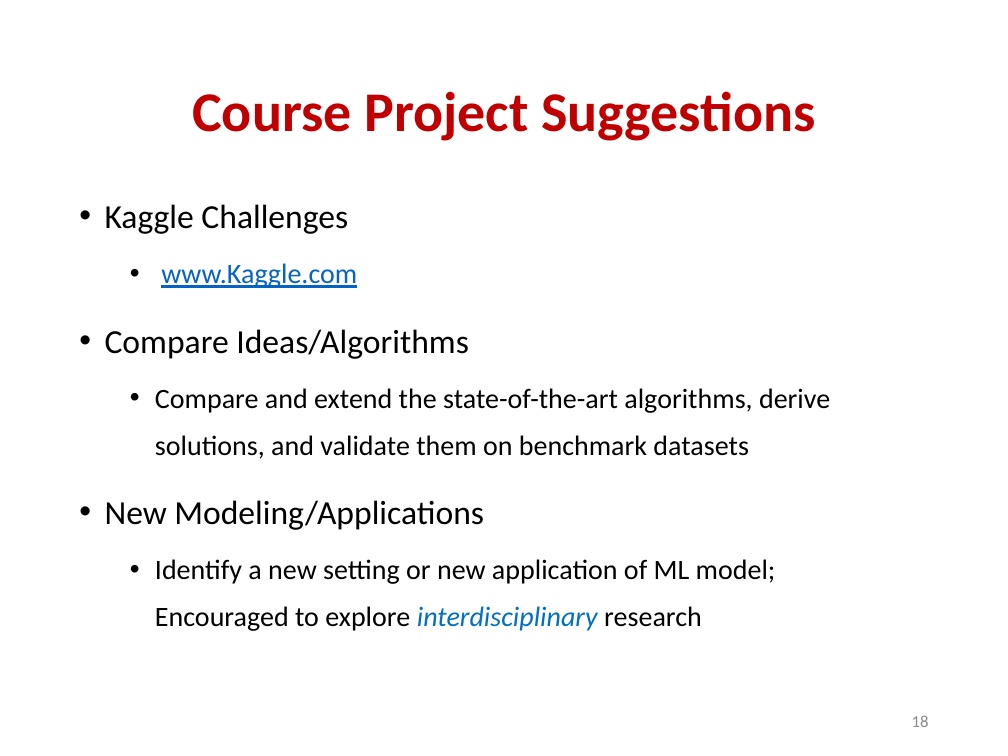
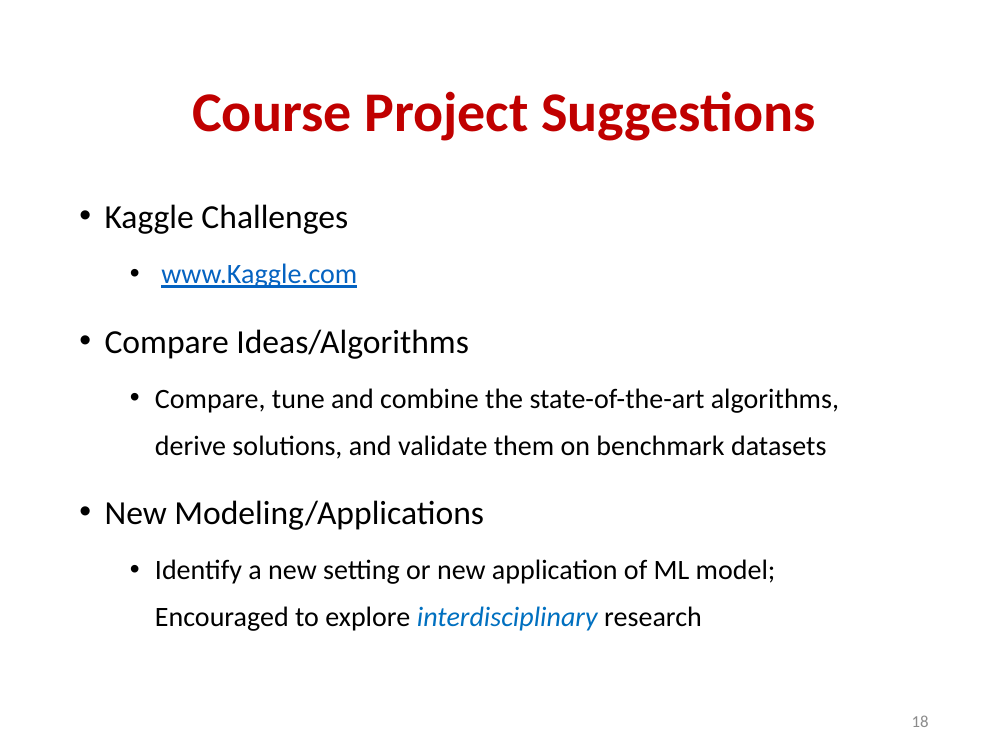
Before and after one commit to khaledmrasheed/khaledmrasheed.github.io, a slide deck: slide 18 of MLcourse/CSCI_8950_Lec1_Course_Overview.pptx. Drawn at 1008x756 pixels with LibreOffice and Linux fonts; fonts in the diff are those of the drawing. Boxes give left, top, right and bottom in pixels: in the first picture for what was removed or moved away, otherwise in the second. Text is boxed around its words. In the diff, an @@ line names an element or a change of style, - is before the commit and + after.

```diff
--- a/MLcourse/CSCI_8950_Lec1_Course_Overview.pptx
+++ b/MLcourse/CSCI_8950_Lec1_Course_Overview.pptx
@@ text at box(155, 388, 839, 459): text changed @@
-  • Compare and extend the state-of-the-art algorithms, derive solutions, and validate them on benchmark datasets
+  • Compare, tune and combine the state-of-the-art algorithms, derive solutions, and validate them on benchmark datasets
```
